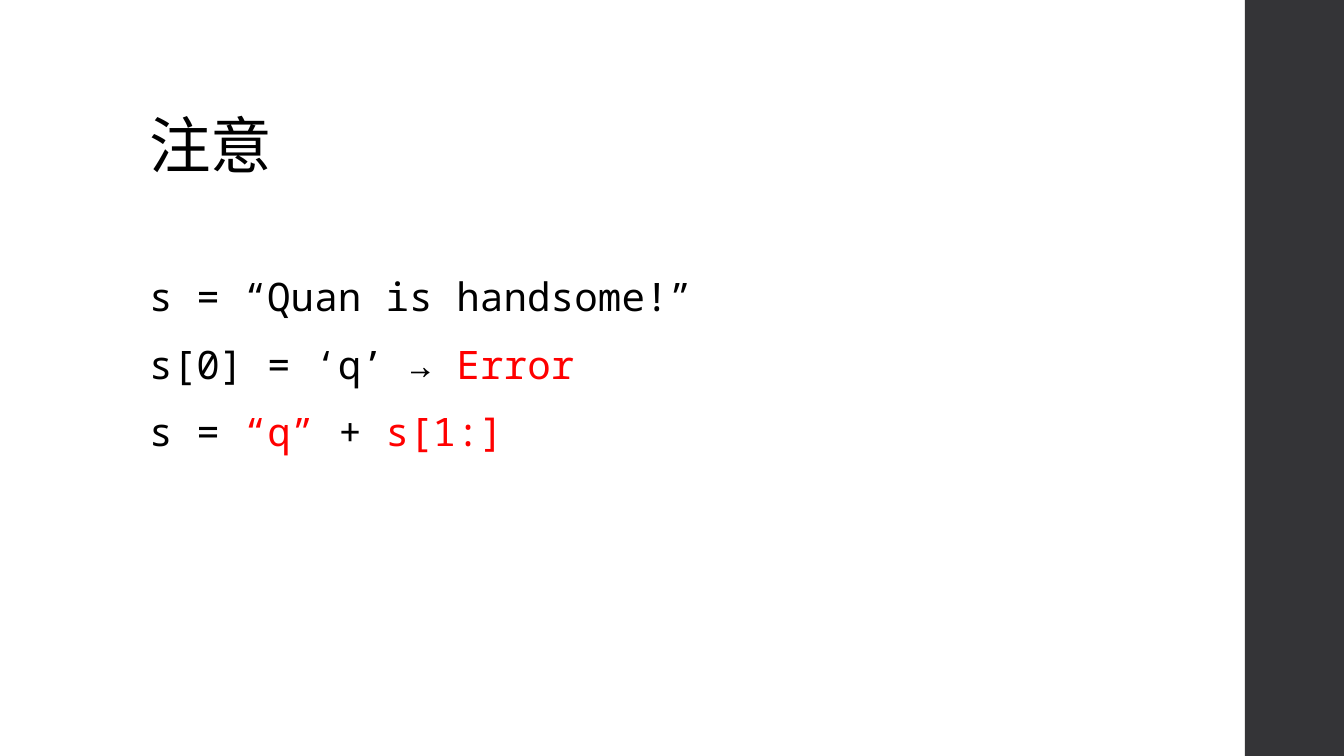
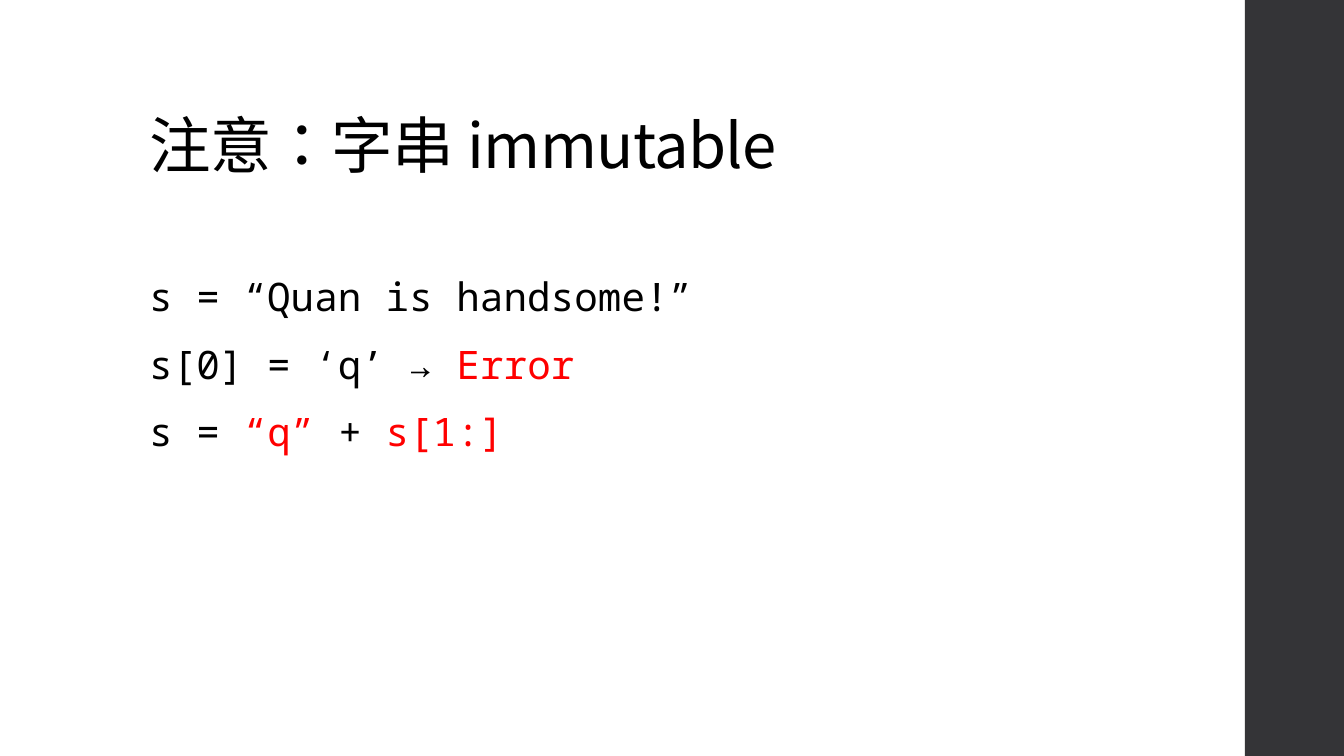
Before and after one commit to an920107/ServiceLearning, a slide deck: slide 15 of Class 4.pptx. Drawn at 1344x756 pixels with LibreOffice and Linux fonts; fonts in the diff are those of the drawing. Boxes give left, top, right and bottom in pixels: in the first picture for what was removed or moved away, otherwise in the second. Text is boxed around its words. In the diff, an @@ line names an element or a change of style, - is before the commit and + after.

```diff
--- a/Class 4.pptx
+++ b/Class 4.pptx
@@ title at (149,115,777,173): text changed @@
-注意
+注意：字串 immutable
```
Also in this commit, not shown: 3 other slides changed.
